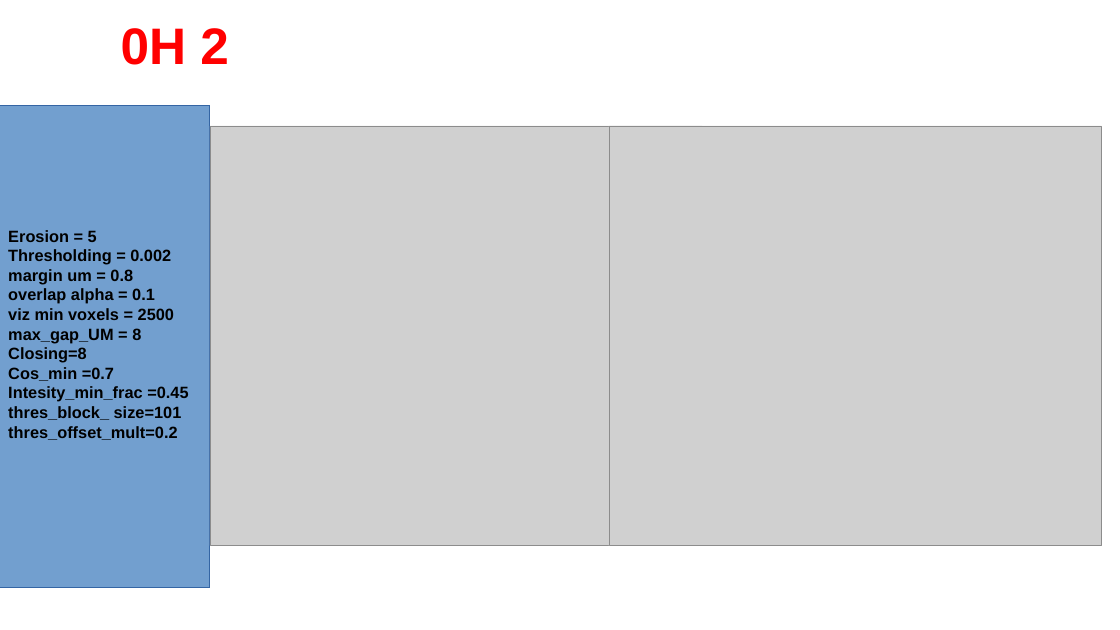
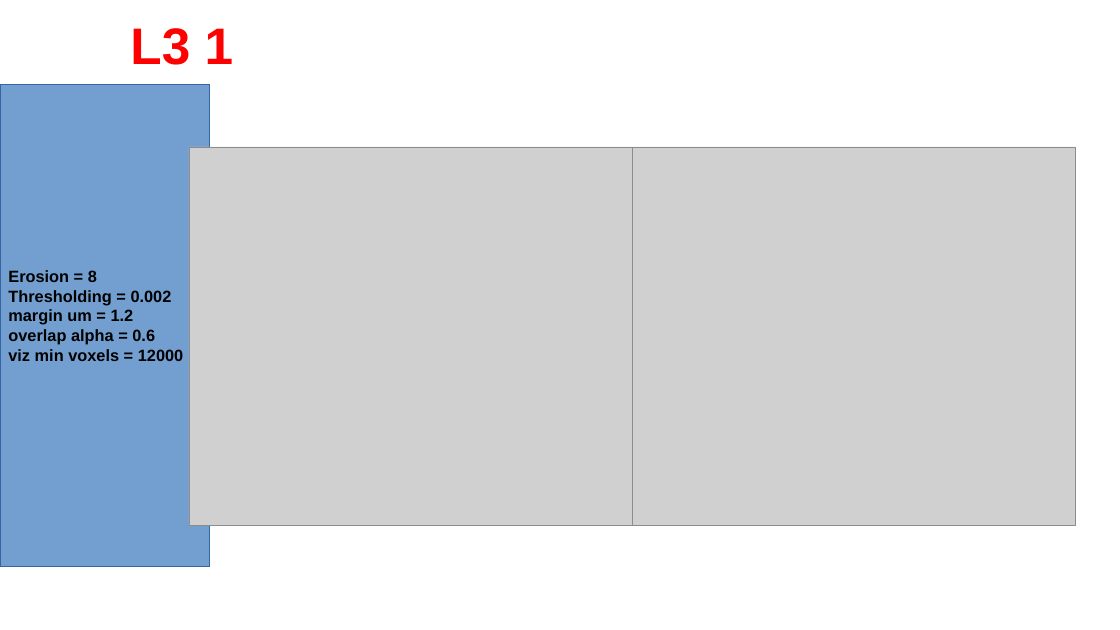
Before and after one commit to Nahuel88Ar/Lysosomes, a slide deck: slide 16 of SPOTIFLOW.pptx (slide 13 before the commit). Drawn at 1120x630 pixels with LibreOffice and Linux fonts; fonts in the diff are those of the drawing; grey boxes stand for pictures; background and template pictures are left out. Boxes give left, top, right and bottom in pixels: in the first picture for what was removed or moved away, otherwise in the second. Text is boxed around its words. In the diff, an @@ line names an element or a change of style, - is before the commit and + after.

```diff
--- a/SPOTIFLOW.pptx
+++ b/SPOTIFLOW.pptx
@@ title at <box>130,28,234,65</box>: text changed @@
-0H 2
+L3 1
@@ rectangle "Erosion = 8": place and size @@
-rectangle "Erosion = 8" at <box>0,105,210,587</box>
+rectangle "Erosion = 8" at <box>0,84,210,566</box>
@@ picture: place and size @@
-picture at <box>210,126,702,546</box>
+picture at <box>189,147,633,525</box>
@@ picture: place and size @@
-picture at <box>609,126,1102,546</box>
+picture at <box>633,147,1076,525</box>
@@ text in rectangle at <box>8,270,97,282</box>: text changed @@
-Erosion = 5
+Erosion = 8
@@ text in rectangle at <box>8,309,183,361</box>: text changed @@
-margin um = 0.8
-overlap alpha = 0.1
-viz min voxels = 2500
-max_gap_UM = 8
-Closing=8
-Cos_min =0.7
-Intesity_min_frac =0.45
-thres_block_ size=101
-thres_offset_mult=0.2
+margin um = 1.2
+overlap alpha = 0.6
+viz min voxels = 12000
```
Also in this commit, not shown: 10 slides added, 7 slides removed.
